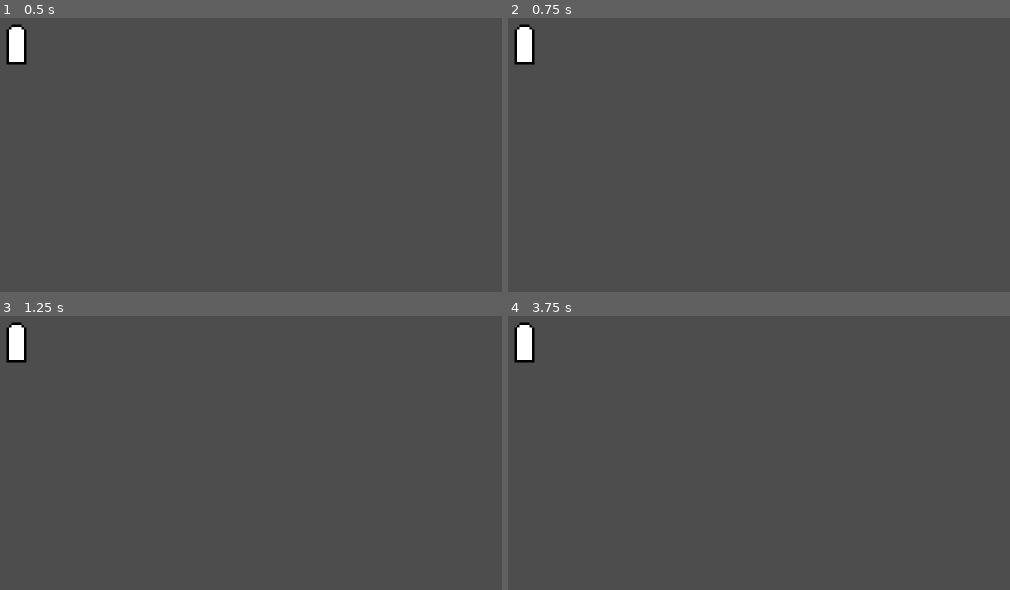
Above: before the commit, frames 1-4 (two rows, left to right).
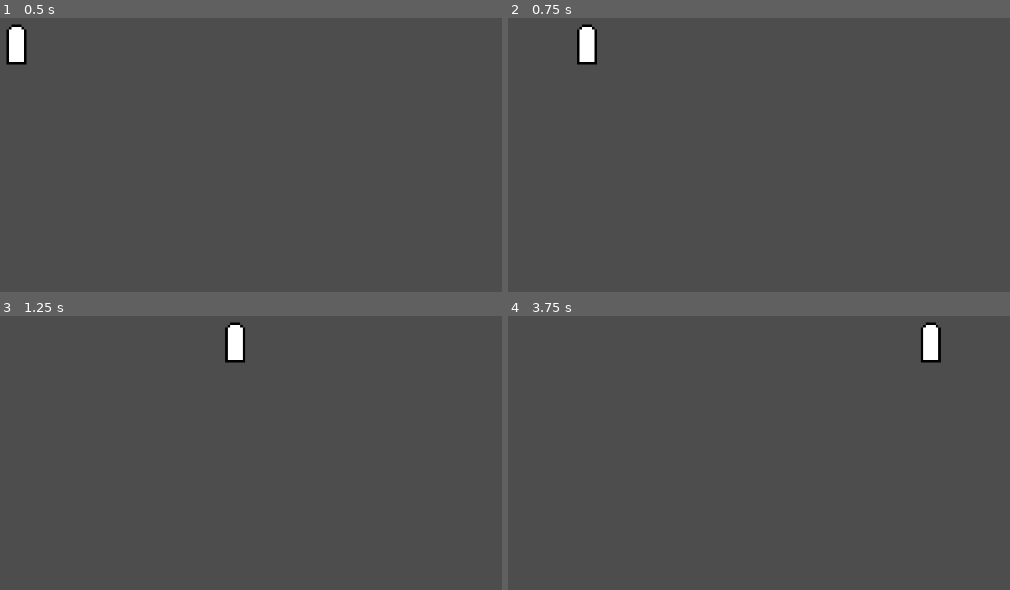
Above: after the commit, the same moments.

Repository: radpas1213/AselabInternship-BiopodMars
Game: Godot game, scene res://levels/test_level.tscn
Same seed, same stepped clock (60 frames per second), same inputs: the game is played once before the commit and once after it. Before the commit the project starts from res://test_level.tscn.
Inputs:
- Up to frame 1 (0.5 s): no input
- Up to frame 2 (0.75 s): tap Enter at 0.5 s; hold Right (ui_right) from 0.53 s (still down)
- Up to frame 3 (1.25 s): keep holding Right (ui_right)
- Up to frame 4 (3.75 s): release Right (ui_right) at 1.28 s; hold Down (ui_down) 1.28-2.03 s; hold Right (ui_right) 2.03-2.78 s; hold Up (ui_up) 2.78-3.53 s; hold Left (ui_left) from 3.53 s (still down)

Frame 1 is identical in both runs. In frame 2, 1.2% of the frame differs, in the area x 1-18%, y 2-18%; in frame 3, 1.2%; in frame 4, 1.2%.

Commit message:
more basic stuff

Diff:
--- a/actors/player.tscn
+++ b/actors/player.tscn
@@ -1,5 +1,6 @@
-[gd_scene load_steps=5 format=3 uid="uid://elevlirk2wiw"]
+[gd_scene load_steps=6 format=3 uid="uid://elevlirk2wiw"]
 
+[ext_resource type="Script" uid="uid://bnpf3pr2xkm5k" path="res://src/actors/player.gd" id="1_esgq3"]
 [ext_resource type="Texture2D" uid="uid://c1ovs2o6q1q32" path="res://sprites/actors/player/player_placeholder.png" id="1_niuxy"]
 [ext_resource type="Script" uid="uid://d10e6yqg3tpil" path="res://src/components/movement_component.gd" id="2_mvpqy"]
 [ext_resource type="Script" uid="uid://dp2hu4vfr62ky" path="res://src/components/input_component.gd" id="3_1yqc4"]
@@ -8,6 +9,7 @@
 size = Vector2(16, 16)
 
 [node name="CharacterBody2D" type="CharacterBody2D"]
+script = ExtResource("1_esgq3")
 
 [node name="Sprite2D" type="Sprite2D" parent="."]
 texture_filter = 3
@@ -16,9 +18,9 @@
 [node name="CollisionShape2D" type="CollisionShape2D" parent="."]
 shape = SubResource("RectangleShape2D_mvpqy")
 
-[node name="MovementComponent" type="Node2D" parent="." node_paths=PackedStringArray("input")]
+[node name="MovementComponent" type="Node2D" parent="." node_paths=PackedStringArray("input_comp")]
 script = ExtResource("2_mvpqy")
-input = NodePath("../InputComponent")
+input_comp = NodePath("../InputComponent")
 
 [node name="InputComponent" type="Node2D" parent="."]
 script = ExtResource("3_1yqc4")
--- /dev/null
+++ b/managers/global.gd
@@ -0,0 +1,11 @@
+extends Node
+
+
+# Called when the node enters the scene tree for the first time.
+func _ready() -> void:
+	pass # Replace with function body.
+
+
+# Called every frame. 'delta' is the elapsed time since the previous frame.
+func _process(delta: float) -> void:
+	pass
--- a/project.godot
+++ b/project.godot
@@ -23,6 +23,41 @@
 window/size/window_height_override=720
 window/stretch/mode="canvas_items"
 
+[input]
+
+ui_left={
+"deadzone": 0.5,
+"events": [Object(InputEventKey,"resource_local_to_scene":false,"resource_name":"","device":0,"window_id":0,"alt_pressed":false,"shift_pressed":false,"ctrl_pressed":false,"meta_pressed":false,"pressed":false,"keycode":4194319,"physical_keycode":0,"key_label":0,"unicode":0,"location":0,"echo":false,"script":null)
+, Object(InputEventJoypadButton,"resource_local_to_scene":false,"resource_name":"","device":0,"button_index":13,"pressure":0.0,"pressed":false,"script":null)
+, Object(InputEventJoypadMotion,"resource_local_to_scene":false,"resource_name":"","device":0,"axis":0,"axis_value":-1.0,"script":null)
+, Object(InputEventKey,"resource_local_to_scene":false,"resource_name":"","device":-1,"window_id":0,"alt_pressed":false,"shift_pressed":false,"ctrl_pressed":false,"meta_pressed":false,"pressed":false,"keycode":0,"physical_keycode":65,"key_label":0,"unicode":97,"location":0,"echo":false,"script":null)
+]
+}
+ui_right={
+"deadzone": 0.5,
+"events": [Object(InputEventKey,"resource_local_to_scene":false,"resource_name":"","device":0,"window_id":0,"alt_pressed":false,"shift_pressed":false,"ctrl_pressed":false,"meta_pressed":false,"pressed":false,"keycode":4194321,"physical_keycode":0,"key_label":0,"unicode":0,"location":0,"echo":false,"script":null)
+, Object(InputEventJoypadButton,"resource_local_to_scene":false,"resource_name":"","device":0,"button_index":14,"pressure":0.0,"pressed":false,"script":null)
+, Object(InputEventJoypadMotion,"resource_local_to_scene":false,"resource_name":"","device":0,"axis":0,"axis_value":1.0,"script":null)
+, Object(InputEventKey,"resource_local_to_scene":false,"resource_name":"","device":-1,"window_id":0,"alt_pressed":false,"shift_pressed":false,"ctrl_pressed":false,"meta_pressed":false,"pressed":false,"keycode":0,"physical_keycode":68,"key_label":0,"unicode":100,"location":0,"echo":false,"script":null)
+]
+}
+ui_up={
+"deadzone": 0.5,
+"events": [Object(InputEventKey,"resource_local_to_scene":false,"resource_name":"","device":0,"window_id":0,"alt_pressed":false,"shift_pressed":false,"ctrl_pressed":false,"meta_pressed":false,"pressed":false,"keycode":4194320,"physical_keycode":0,"key_label":0,"unicode":0,"location":0,"echo":false,"script":null)
+, Object(InputEventJoypadButton,"resource_local_to_scene":false,"resource_name":"","device":0,"button_index":11,"pressure":0.0,"pressed":false,"script":null)
+, Object(InputEventJoypadMotion,"resource_local_to_scene":false,"resource_name":"","device":0,"axis":1,"axis_value":-1.0,"script":null)
+, Object(InputEventKey,"resource_local_to_scene":false,"resource_name":"","device":-1,"window_id":0,"alt_pressed":false,"shift_pressed":false,"ctrl_pressed":false,"meta_pressed":false,"pressed":false,"keycode":0,"physical_keycode":87,"key_label":0,"unicode":119,"location":0,"echo":false,"script":null)
+]
+}
+ui_down={
+"deadzone": 0.5,
+"events": [Object(InputEventKey,"resource_local_to_scene":false,"resource_name":"","device":0,"window_id":0,"alt_pressed":false,"shift_pressed":false,"ctrl_pressed":false,"meta_pressed":false,"pressed":false,"keycode":4194322,"physical_keycode":0,"key_label":0,"unicode":0,"location":0,"echo":false,"script":null)
+, Object(InputEventJoypadButton,"resource_local_to_scene":false,"resource_name":"","device":0,"button_index":12,"pressure":0.0,"pressed":false,"script":null)
+, Object(InputEventJoypadMotion,"resource_local_to_scene":false,"resource_name":"","device":0,"axis":1,"axis_value":1.0,"script":null)
+, Object(InputEventKey,"resource_local_to_scene":false,"resource_name":"","device":-1,"window_id":0,"alt_pressed":false,"shift_pressed":false,"ctrl_pressed":false,"meta_pressed":false,"pressed":false,"keycode":0,"physical_keycode":83,"key_label":0,"unicode":115,"location":0,"echo":false,"script":null)
+]
+}
+
 [rendering]
 
 textures/canvas_textures/default_texture_filter=3
--- /dev/null
+++ b/src/actors/player.gd
@@ -0,0 +1,10 @@
+extends CharacterBody2D
+
+@onready var movement_comp: MovementComponent = $MovementComponent
+@onready var input_comp: InputComponent = $InputComponent
+
+func _physics_process(delta: float) -> void:
+
+	movement_comp._handle_movement(delta)
+
+	move_and_slide()
--- a/src/components/input_component.gd
+++ b/src/components/input_component.gd
@@ -1,5 +1,7 @@
 extends Node2D
 class_name InputComponent
 
+var input_dir: Vector2
+
 func _input(event: InputEvent) -> void:
-	pass
+	input_dir = Input.get_vector("ui_left", "ui_right", "ui_up", "ui_down")
--- a/src/components/movement_component.gd
+++ b/src/components/movement_component.gd
@@ -1,16 +1,19 @@
 extends Node2D
 class_name MovementComponent
 
-@export var input: InputComponent
-
-const SPEED = 300
+# Properties
+@export var speed: float = 125
 
 var direction: Vector2
+var direction_names: PackedStringArray = ["left", "down", "up", " right"]
 
-# Called when the node enters the scene tree for the first time.
-func _ready() -> void:
-	pass # Replace with function body.
+@export var input_comp: InputComponent
 
 # Called every frame. 'delta' is the elapsed time since the previous frame.
-func _process(delta: float) -> void:
-	pass
+func _handle_movement(delta: float) -> void:
+	# Movement
+	direction = input_comp.input_dir
+	if direction:
+		owner.velocity = direction * speed
+	else:
+		owner.velocity = direction.move_toward(Vector2.ZERO, speed)
Renamed: test_level.tscn -> levels/test_level.tscn
Not shown, added: managers/global.gd.uid
Not shown, added: src/actors/player.gd.uid
